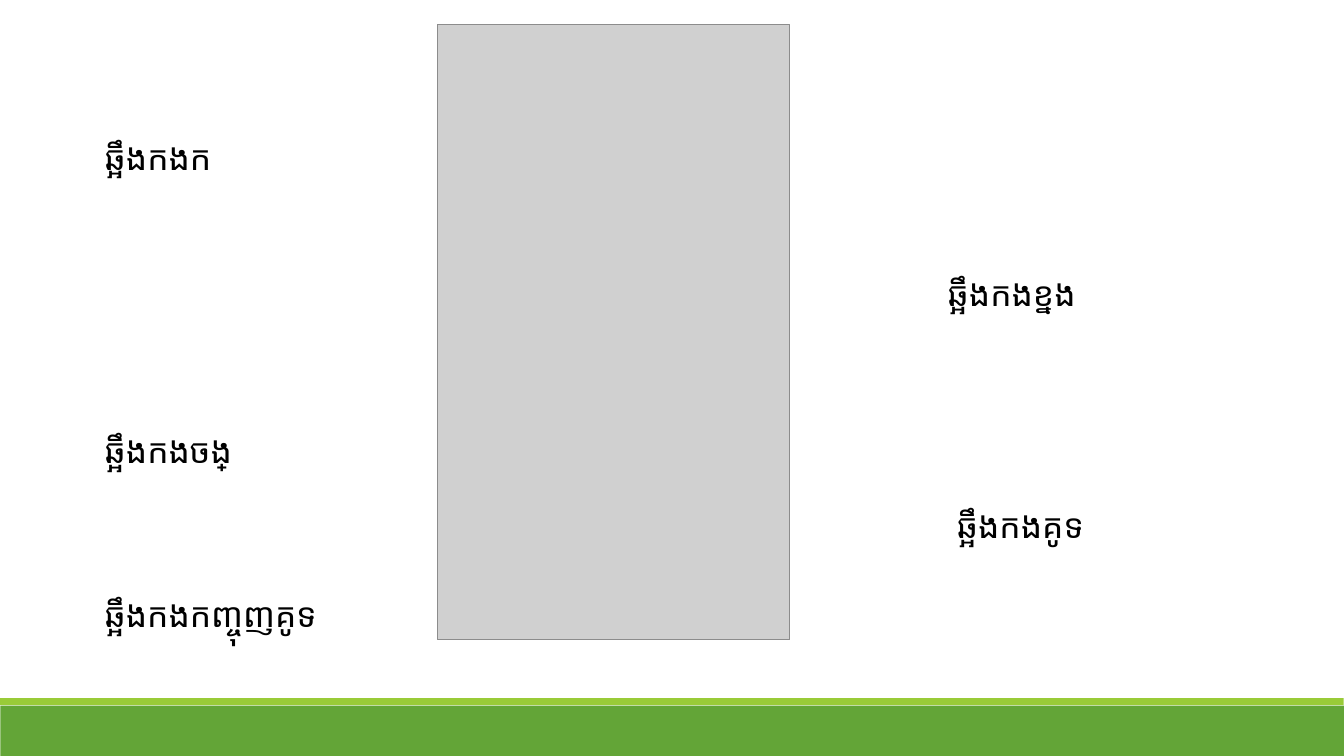
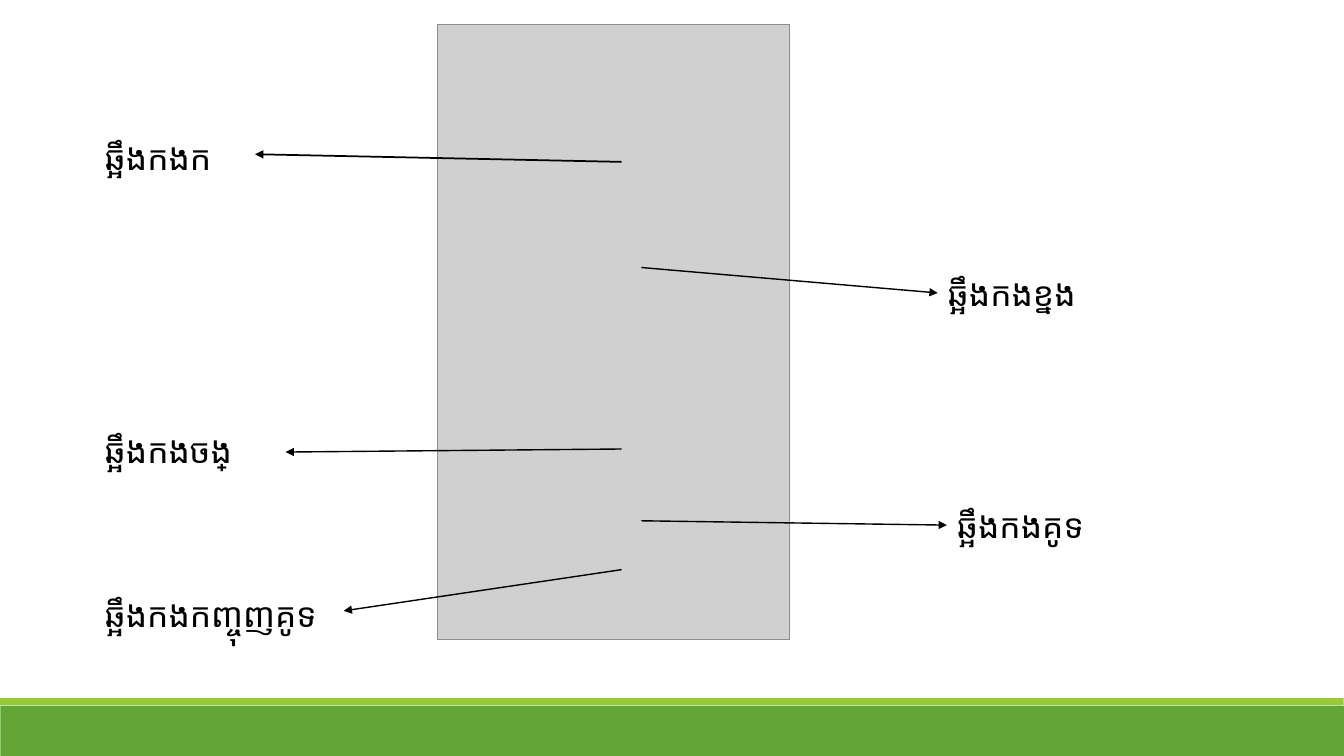
Before and after one commit to KhongSambrathna/nipes, a slide deck: slide 3 of កិច្ចការផ្ទះ/កាយសរីរសាស្រ្ត/ឆ្អឹងកងគូទ.pptx (slide 4 before the commit). Drawn at 1344x756 pixels with LibreOffice and Linux fonts; fonts in the diff are those of the drawing; grey boxes stand for pictures. Boxes give left, top, right and bottom in pixels: in the first picture for what was removed or moved away, otherwise in the second. Text is boxed around its words. In the diff, an @@ line names an element or a change of style, - is before the commit and + after.

```diff
--- a/កិច្ចការផ្ទះ/កាយសរីរសាស្រ្ត/ឆ្អឹងកងគូទ.pptx
+++ b/កិច្ចការផ្ទះ/កាយសរីរសាស្រ្ត/ឆ្អឹងកងគូទ.pptx
@@ arrow added from (622, 162) to (255, 154), #000000 1.25 pt @@
@@ arrow added from (641, 267) to (938, 293), #000000 1 pt @@
@@ arrow added from (622, 449) to (285, 452), #000000 1 pt @@
@@ arrow added from (641, 521) to (947, 525), #000000 1 pt @@
@@ arrow added from (622, 570) to (344, 611), #000000 1 pt @@
```
Also in this commit, not shown: 4 other slides changed, 1 slide added, 1 slide removed, 7 other files.
